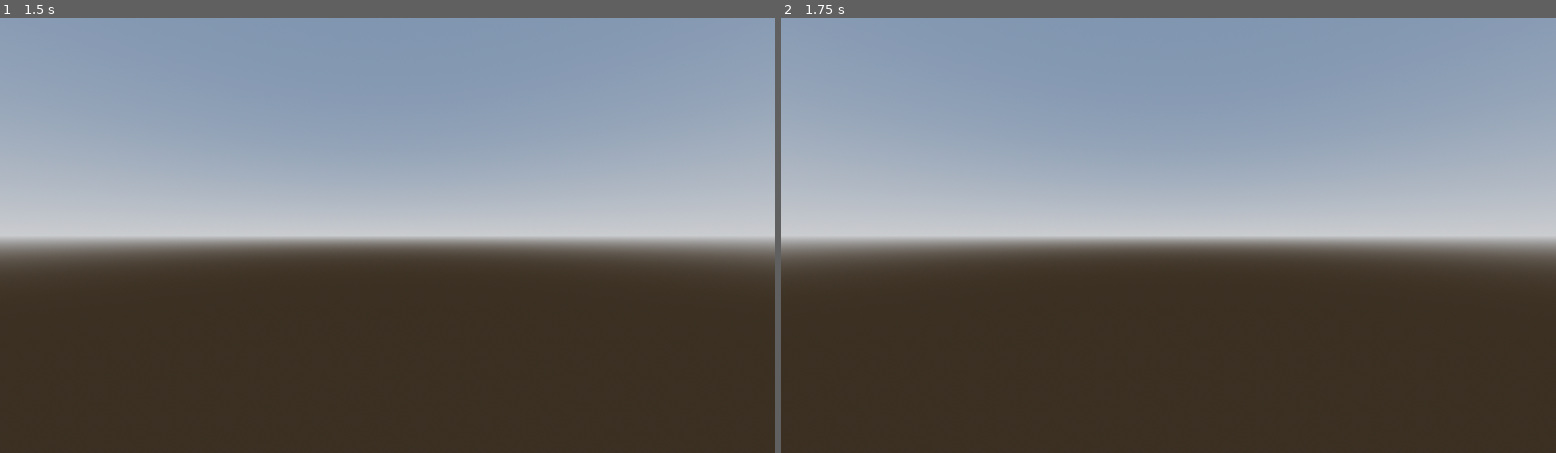
Above: before the commit, frames 1-2 (left to right).
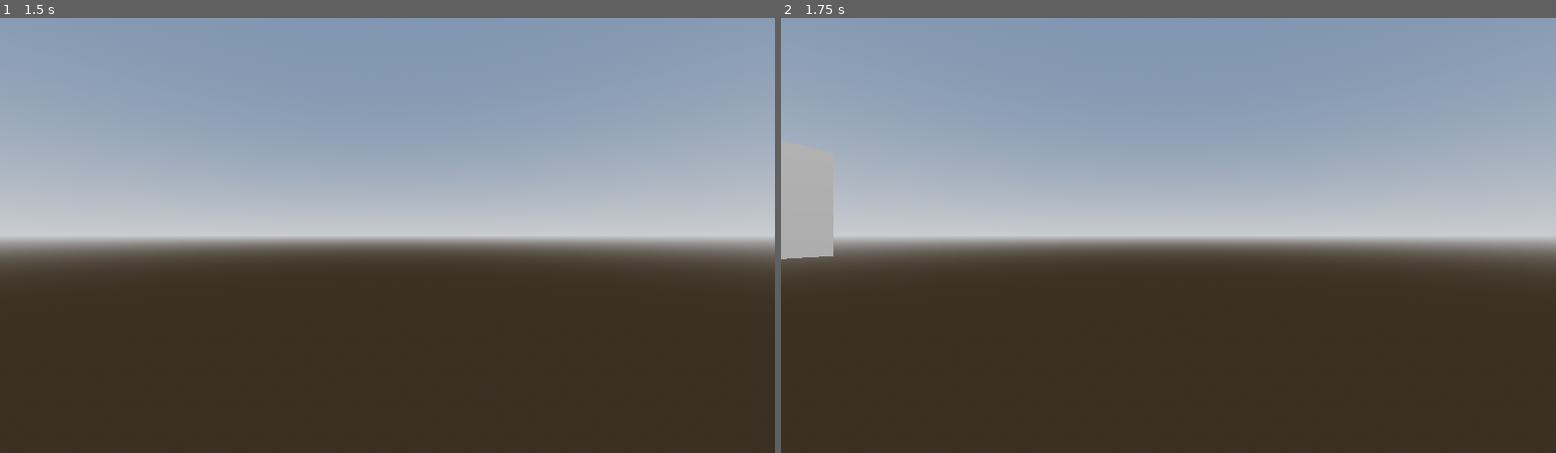
Above: after the commit, the same moments.

Repository: BoQsc/Horror-Survival-Game-Project
Game: Godot game, scene res://node_3d.tscn
Same seed, same stepped clock (60 frames per second), same inputs: the game is played once before the commit and once after it.
Inputs:
- Up to frame 1 (1.5 s): tap Enter (ui_accept) at 0.5, 0.6, 0.77, 1.07, 1.25, 1.35 s; hold Right (ui_right) 0.53-1.28 s; hold Down (ui_down) from 1.28 s (still down)
- Up to frame 2 (1.75 s): keep holding Down (ui_down); tap Enter (ui_accept) at 1.52 s

Frame 1 is identical in both runs. In frame 2, 0.7% of the frame differs, in the area x 0-7%, y 42-56%.

Commit message:
Terrain collisions update

Diff:
--- a/character_body_3d.gd
+++ b/character_body_3d.gd
@@ -1,9 +1,28 @@
 extends CharacterBody3D
 
-func _ready():
-	pass
 
-func _physics_process(delta):
-	# Basic character movement (can be expanded later if needed)
-	# For now, just a placeholder to ensure the script runs without errors.
-	pass
+const SPEED = 5.0
+const JUMP_VELOCITY = 4.5
+
+
+func _physics_process(delta: float) -> void:
+	# Add the gravity.
+	if not is_on_floor():
+		velocity += get_gravity() * delta
+
+	# Handle jump.
+	if Input.is_action_just_pressed("ui_accept") and is_on_floor():
+		velocity.y = JUMP_VELOCITY
+
+	# Get the input direction and handle the movement/deceleration.
+	# As good practice, you should replace UI actions with custom gameplay actions.
+	var input_dir := Input.get_vector("ui_left", "ui_right", "ui_up", "ui_down")
+	var direction := (transform.basis * Vector3(input_dir.x, 0, input_dir.y)).normalized()
+	if direction:
+		velocity.x = direction.x * SPEED
+		velocity.z = direction.z * SPEED
+	else:
+		velocity.x = move_toward(velocity.x, 0, SPEED)
+		velocity.z = move_toward(velocity.z, 0, SPEED)
+
+	move_and_slide()
--- a/chunk_manager.gd
+++ b/chunk_manager.gd
@@ -173,8 +173,17 @@
 	return st.commit()
 
 func add_mesh_to_scene(mesh: ArrayMesh, position: Vector3):
-	# Create the node in the scene
+	# Create a StaticBody3D to hold both the mesh and collision
+	var static_body = StaticBody3D.new()
+	static_body.position = position
+	add_child(static_body)
+
+	# Visual Mesh
 	var mesh_instance = MeshInstance3D.new()
 	mesh_instance.mesh = mesh
-	mesh_instance.position = position
-	add_child(mesh_instance)
+	static_body.add_child(mesh_instance)
+
+	# Collision
+	var collision_shape = CollisionShape3D.new()
+	collision_shape.shape = mesh.create_trimesh_shape()
+	static_body.add_child(collision_shape)
--- a/node_3d.tscn
+++ b/node_3d.tscn
@@ -18,6 +18,8 @@
 
 [sub_resource type="CapsuleShape3D" id="CapsuleShape3D_noarx"]
 
+[sub_resource type="CapsuleMesh" id="CapsuleMesh_noarx"]
+
 [node name="Node3D" type="Node3D"]
 
 [node name="WorldEnvironment" type="WorldEnvironment" parent="."]
@@ -27,15 +29,22 @@
 transform = Transform3D(-0.8660254, -0.43301278, 0.25, 0, 0.49999997, 0.86602545, -0.50000006, 0.75, -0.43301266, 0, 0, 0)
 shadow_enabled = true
 
+[node name="CSGBox3D" type="CSGBox3D" parent="."]
+transform = Transform3D(1, 0, 0, 0, 1, 0, 0, 0, 1, 0, 48.0174, 0)
+use_collision = true
+
 [node name="CharacterBody3D" type="CharacterBody3D" parent="."]
+transform = Transform3D(1, 0, 0, 0, 1, 0, 0, 0, 1, 0, 50, 0)
 script = ExtResource("1_a202f")
-
-[node name="Camera3D" type="Camera3D" parent="CharacterBody3D"]
-transform = Transform3D(1, 0, 0, 0, 1, 0, 0, 0, 1, 0, 37.27439, 2.0363493)
 
 [node name="CollisionShape3D" type="CollisionShape3D" parent="CharacterBody3D"]
 shape = SubResource("CapsuleShape3D_noarx")
 
+[node name="MeshInstance3D" type="MeshInstance3D" parent="CharacterBody3D"]
+mesh = SubResource("CapsuleMesh_noarx")
+
+[node name="Camera3D" type="Camera3D" parent="CharacterBody3D"]
+
 [node name="MeshInstance3D" type="MeshInstance3D" parent="."]
 script = ExtResource("2_chunk")
 grid_size = 10
Not shown: 1 places in node_3d.tscn that only renumber resources
